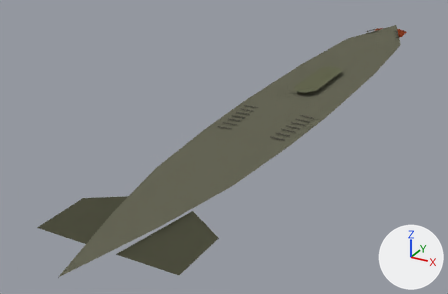
Before and after pictures for a commit that changed the Blender file dsubs_server/models/kilo.blend.
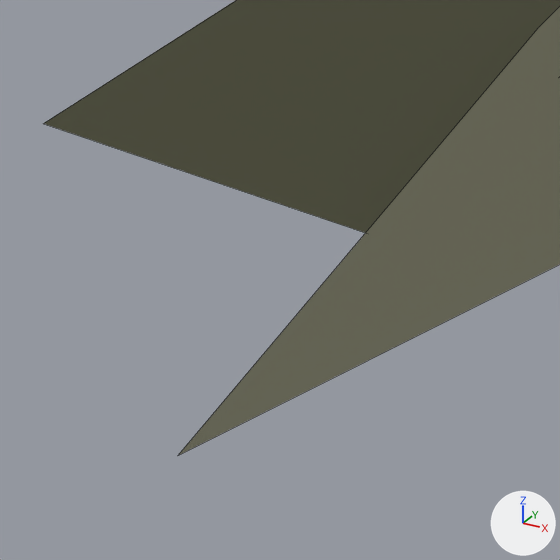
The first picture shows the older version from a 50 mm lens placed at (17.4, -47.0, 16.3), pointed at (-4.8, -6.6, -4.0). The close-ups show the older and then the newer version on the part from 7% to 26% of the width and 71% to 100% of the height of that picture. Only the edits that show in the close-ups are written down. Every picture has the same lights, and +X, +Y and +Z are marked at lower right. The close-ups show mesh edges as thin lines.

In view in the first close-up: 'main_hull', 'tail_elevators'.
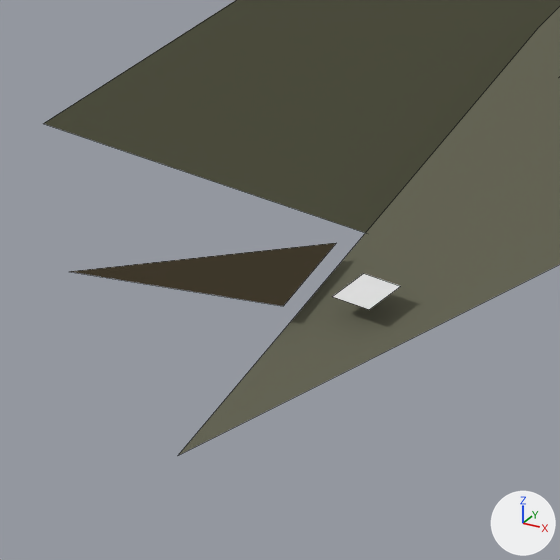
Where the change shows, as pixel boxes [x1, y1, x2, y2] in the close-ups (560 x 560 px):
'_screw1', added (brown)
    after: [69, 243, 336, 306]
'_propulsor', added
    after: [332, 273, 400, 310]

Diff of the bpy script that builds the scene:
```diff
--- a/dsubs_server/models/kilo.blend.py
+++ b/dsubs_server/models/kilo.blend.py
@@ mat_screw1 @@
+mat_screw1 = diffuse_material('screw1')
+mat_screw1.base_color = (0.0522, 0.042, 0.0256)  # brown #413a2c
@@ me_plane_029 @@
+me_plane_029.from_pydata([(-2.02, -0.82, 0.0), (-0.39, -0.43, 0.0), (-0.6, 0.38, 0.0)], [], [(1, 2, 0)])
+me_plane_029.materials.append(mat_screw1)  # brown #413a2c
@@ me_plane_028 @@
+me_plane_028.from_pydata([(-1.0, -1.0, 0.0), (1.0, -1.0, 0.0), (-1.0, 1.0, 0.0), (1.0, 1.0, 0.0)], [], [(0, 1, 3, 2)])
@@ ob_screw1 @@
+ob_screw1 = bpy.data.objects.new('_screw1', me_plane_029)
+ob_screw1.location = (0.0, -28.68, 0.18)
@@ ob_propulsor @@
+ob_propulsor = bpy.data.objects.new('_propulsor', me_plane_028)
+ob_propulsor.location = (0.0, -28.68, 0.18)
+ob_propulsor.scale = (0.169, 0.169, 1.0)
```
